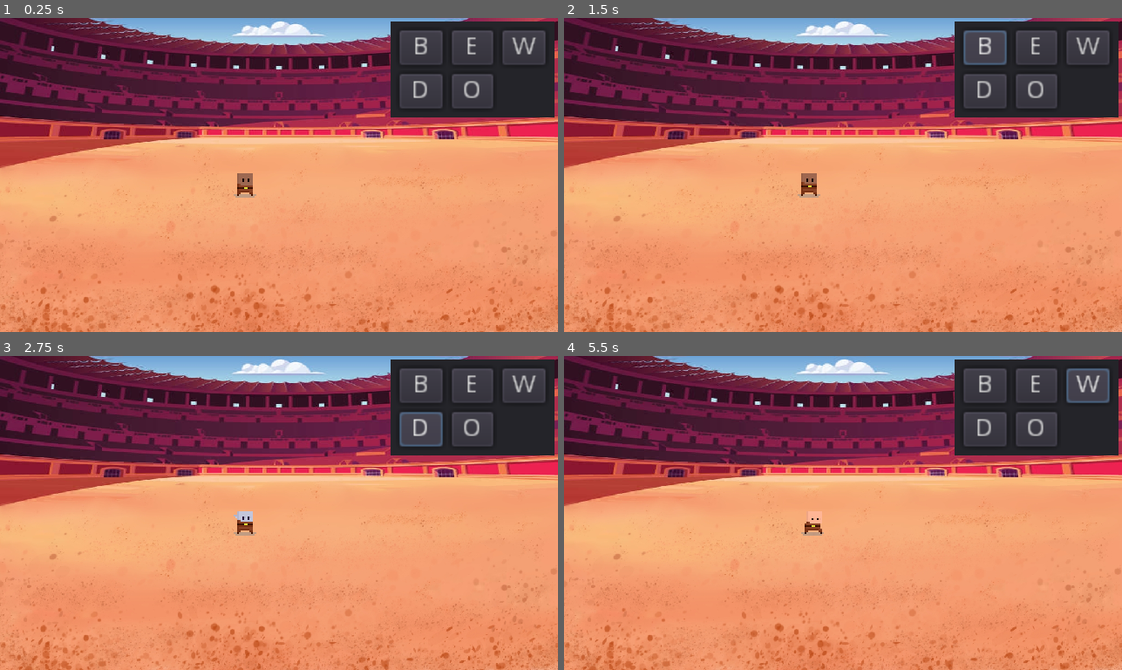
Above: before the commit, frames 1-4 (two rows, left to right).
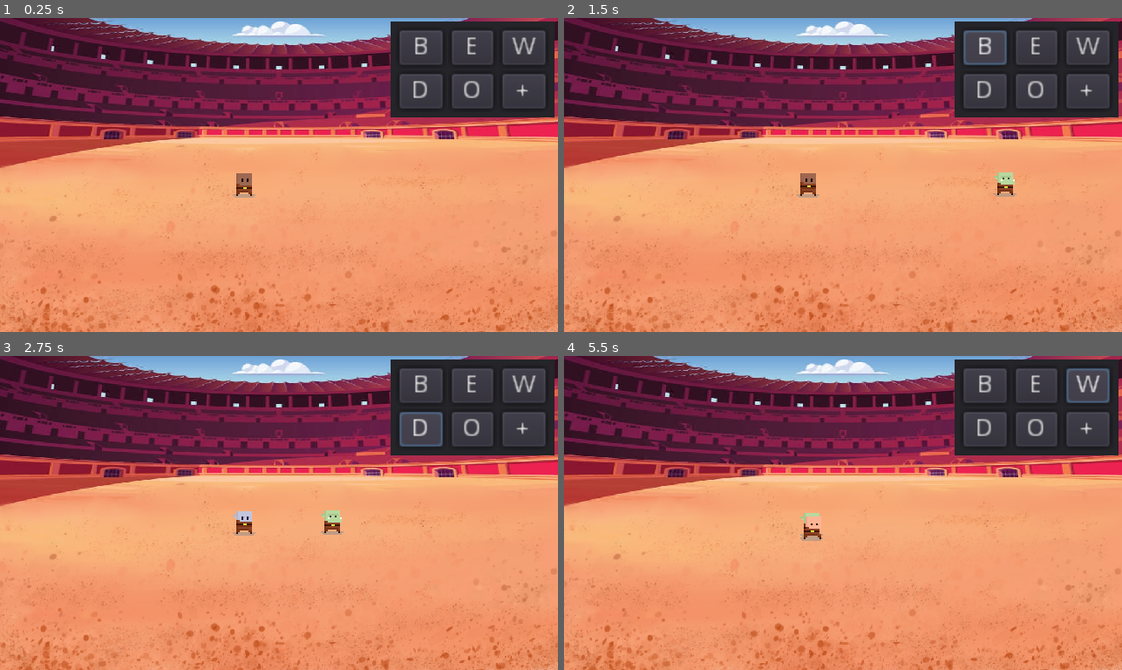
Above: after the commit, the same moments.

Repository: woliveira82/godot-arena
Game: Godot game, scene res://src/game/levels/Arena.tscn
The game is run twice, just before and just after one commit, with the same random seed, the same clock (stepped at 60 frames per second) and the same inputs.
Inputs (mouse positions are in pixels of both pictures, inside the frame that each line leads up to):
- Up to frame 1 (0.25 s): no input
- Up to frame 2 (1.5 s): click (1088, 90) at 0.5 s, where only the run after the commit has a clickable "+"; click "B" at 1.25 s
- Up to frame 3 (2.75 s): click "D" at 2 s
- Up to frame 4 (5.5 s): click "E" at 2.75 s; click "O" at 3.5 s; click "W" at 4.25 s; hold Right (ui_right) from 5.03 s (still down); tap Space (attack) at 5.1 s

The runs differ from the first frame. In frame 1, 0.6% of the frame differs, in the area x 41-98%, y 18-58%; in frame 2, 0.8%; in frame 3, 0.8%; in frame 4, 0.8%.

Commit message:
feat: basic enemy

Diff:
--- /dev/null
+++ b/src/game/characters/Enemy.gd
@@ -0,0 +1,52 @@
+extends KinematicBody2D
+
+const ACCELERATION = 500
+const MAX_SPEED = 50
+const FRICTION = 500
+
+onready var animated_sprite = $AnimatedSprite
+
+var rng = RandomNumberGenerator.new()
+var velocity = Vector2.ZERO
+var allow_input = true
+var enemy = null
+
+export var alt_animation = false
+
+
+func _physics_process(delta):
+	if enemy == null:
+		print('no enemy')
+		return
+
+	if _close_to(enemy):
+		_attack()
+
+	else:
+		_walk_toward(enemy, delta)
+
+	velocity = move_and_slide(velocity)
+
+
+func set_enemy(new_enemy):
+	print("set_enemy(new_enemy):")
+	enemy = new_enemy
+
+
+func _close_to(target_enemy):
+	print(target_enemy.global_position)
+	return false
+
+
+func _attack():
+	print("Attack")
+
+
+func _walk_toward(target_enemy, delta):
+	var target = target_enemy.position - global_position
+	velocity = velocity.move_toward(target.normalized() * MAX_SPEED, ACCELERATION * delta)
+
+
+func _on_Hurtbox_hit(body):
+	print("Hit")
+	print(body.position)
--- a/src/game/characters/Enemy.tscn
+++ b/src/game/characters/Enemy.tscn
@@ -1,19 +1,36 @@
-[gd_scene load_steps=3 format=2]
+[gd_scene load_steps=6 format=2]
 
 [ext_resource path="res://src/game/characters/resources/Orc.tres" type="SpriteFrames" id=1]
+[ext_resource path="res://src/game/characters/Enemy.gd" type="Script" id=2]
+[ext_resource path="res://src/game/utils/Hurtbox.tscn" type="PackedScene" id=3]
 
 [sub_resource type="CapsuleShape2D" id=1]
 radius = 1.0
-height = 8.0
+height = 6.0
 
-[node name="KinematicBody2D" type="KinematicBody2D"]
+[sub_resource type="CapsuleShape2D" id=2]
+radius = 4.0
+height = 4.0
+
+[node name="Enemy" type="KinematicBody2D"]
+script = ExtResource( 2 )
 
 [node name="AnimatedSprite" type="AnimatedSprite" parent="."]
-position = Vector2( 0, -8 )
+position = Vector2( -0.5, -8 )
 frames = ExtResource( 1 )
 animation = "Run"
 
 [node name="CollisionShape2D" type="CollisionShape2D" parent="."]
-position = Vector2( 0, -1 )
+position = Vector2( -1, -1 )
 rotation = 1.5708
 shape = SubResource( 1 )
+
+[node name="Hurtbox" parent="." instance=ExtResource( 3 )]
+
+[node name="CollisionShape2D" parent="Hurtbox" index="0"]
+position = Vector2( -0.5, -7.5 )
+shape = SubResource( 2 )
+
+[connection signal="hit" from="Hurtbox" to="." method="_on_Hurtbox_hit"]
+
+[editable path="Hurtbox"]
--- a/src/game/characters/Player.gd
+++ b/src/game/characters/Player.gd
@@ -76,7 +76,7 @@
 
 func _idle(delta):
 	animated_sprite.play("Idle 1")
-	velocity = velocity.move_toward(Vector2.ZERO, FRICTION)
+	velocity = velocity.move_toward(Vector2.ZERO, FRICTION * delta)
 
 
 func _move(delta, input):
@@ -96,7 +96,7 @@
 
 func _dying(delta):
 	animated_sprite.play("Damage")
-	velocity = velocity.move_toward(Vector2.ZERO, FRICTION)
+	velocity = velocity.move_toward(Vector2.ZERO, FRICTION * delta)
 
 
 func update_frames(resource):
--- a/src/game/characters/Player.tscn
+++ b/src/game/characters/Player.tscn
@@ -6,7 +6,7 @@
 
 [sub_resource type="CapsuleShape2D" id=15]
 radius = 1.0
-height = 8.0
+height = 6.0
 
 [sub_resource type="CapsuleShape2D" id=16]
 radius = 4.0
@@ -18,12 +18,12 @@
 script = ExtResource( 1 )
 
 [node name="AnimatedSprite" type="AnimatedSprite" parent="."]
-position = Vector2( 0, -8 )
+position = Vector2( -0.5, -8 )
 frames = ExtResource( 2 )
 animation = "Damage"
 
 [node name="CollisionShape2D" type="CollisionShape2D" parent="."]
-position = Vector2( 0, -1 )
+position = Vector2( -1, -1 )
 rotation = 1.5708
 shape = SubResource( 15 )
 
--- a/src/game/levels/Arena.gd
+++ b/src/game/levels/Arena.gd
@@ -1,11 +1,20 @@
 extends Control
 
-onready var player = $Player
+var rng = RandomNumberGenerator.new()
 var black_sprites = load("res://src/game/characters/resources/Black.tres")
 var dark_sprites = load("res://src/game/characters/resources/Dark.tres")
 var elf_sprites = load("res://src/game/characters/resources/Elf.tres")
 var orc_sprites = load("res://src/game/characters/resources/Orc.tres")
 var white_sprites = load("res://src/game/characters/resources/White.tres")
+var enemy_scene = preload("res://src/game/characters/Enemy.tscn")
+
+onready var player = $YSort/Player
+onready var field = $YSort
+
+
+func _ready():
+	randomize()
+	rng.randomize()
 
 
 func _on_ButtonBlack_button_down():
@@ -26,3 +35,10 @@
 
 func _on_ButtonWhite_button_down():
 	player.update_frames(white_sprites)
+
+
+func _on_ButtonEnemy_button_down():
+	var enemy = enemy_scene.instance()
+	enemy.global_position = Vector2(300, rng.randi_range(80, 170))
+	field.add_child(enemy)
+	enemy.set_enemy(get_node("YSort/Player"))
--- a/src/game/levels/Arena.tscn
+++ b/src/game/levels/Arena.tscn
@@ -34,10 +34,6 @@
 position = Vector2( 0, -10 )
 scale = Vector2( 0.331118, 0.339902 )
 polygon = PoolVector2Array( 0, 232.42, 0, 558.985, 966.422, 558.985, 966.422, 232.42, 996.623, 232.42, 996.623, 588.406, -30.2007, 588.406, -30.2007, 232.42 )
-
-[node name="Player" parent="." instance=ExtResource( 2 )]
-position = Vector2( 141, 103 )
-alt_animation = true
 
 [node name="TestPanel" type="Panel" parent="."]
 anchor_right = 1.0
@@ -87,6 +83,14 @@
 theme = SubResource( 3 )
 text = "W"
 
+[node name="ButtonEnemy" type="Button" parent="TestPanel"]
+margin_left = 64.0
+margin_top = 30.0
+margin_right = 89.0
+margin_bottom = 50.0
+theme = SubResource( 3 )
+text = "+"
+
 [node name="HitboxTeste" type="Area2D" parent="."]
 position = Vector2( 20, 110 )
 collision_layer = 0
@@ -95,8 +99,15 @@
 [node name="CollisionShape2D" type="CollisionShape2D" parent="HitboxTeste"]
 shape = SubResource( 4 )
 
+[node name="YSort" type="YSort" parent="."]
+
+[node name="Player" parent="YSort" instance=ExtResource( 2 )]
+position = Vector2( 141, 103 )
+alt_animation = true
+
 [connection signal="button_down" from="TestPanel/ButtonBlack" to="." method="_on_ButtonBlack_button_down"]
 [connection signal="button_down" from="TestPanel/ButtonDark" to="." method="_on_ButtonDark_button_down"]
 [connection signal="button_down" from="TestPanel/ButtonElf" to="." method="_on_ButtonElf_button_down"]
 [connection signal="button_down" from="TestPanel/ButtonOrc" to="." method="_on_ButtonOrc_button_down"]
 [connection signal="button_down" from="TestPanel/ButtonWhite" to="." method="_on_ButtonWhite_button_down"]
+[connection signal="button_down" from="TestPanel/ButtonEnemy" to="." method="_on_ButtonEnemy_button_down"]
